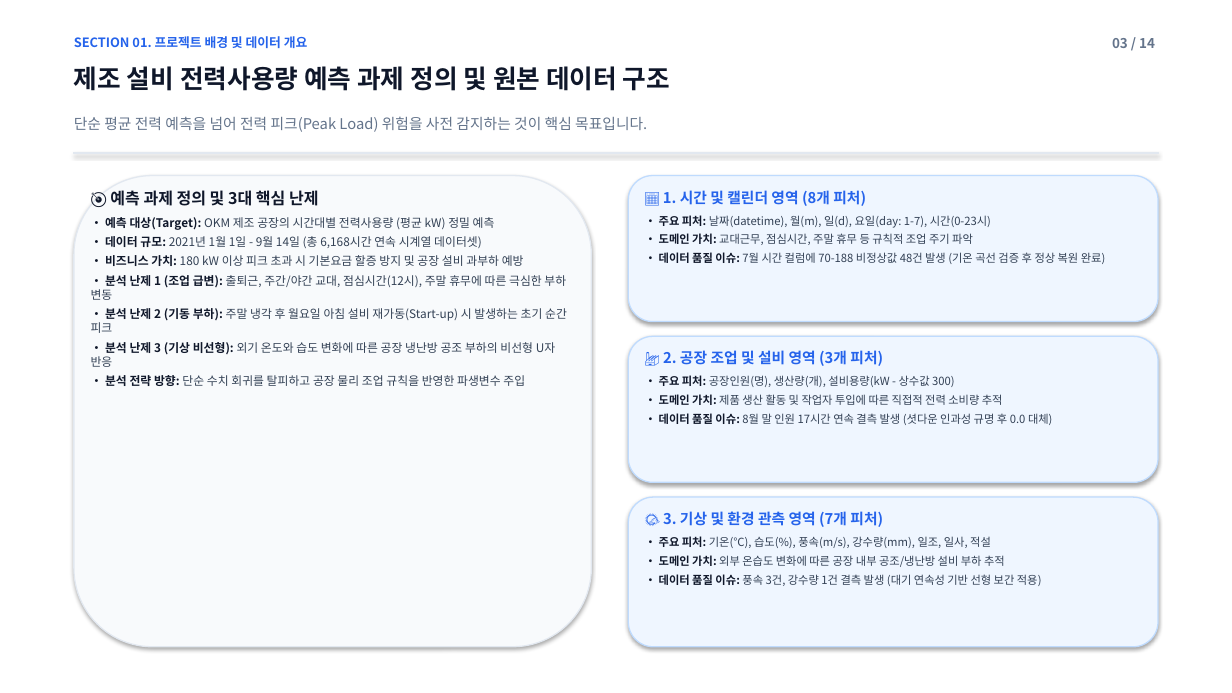
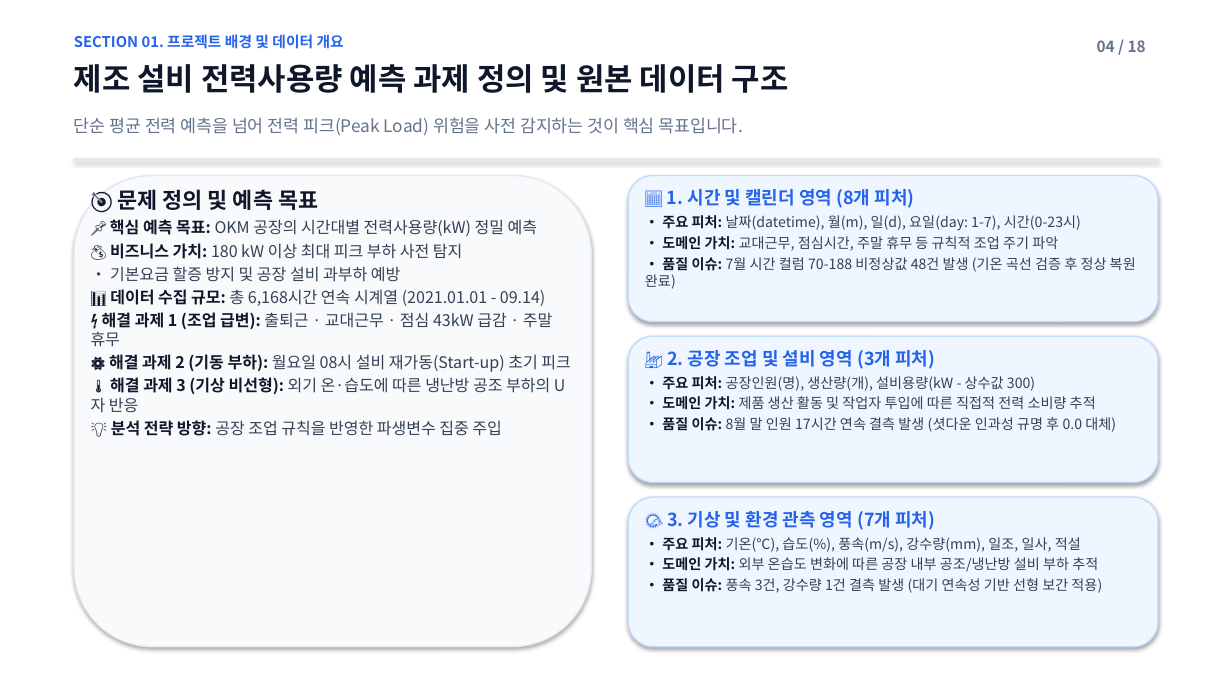
Before and after one commit to jgi0117/KAMP-Competition, a slide deck: slide 4 of reports/EDA_전처리_및_피처엔지니어링_보고.pptx (slide 3 before the commit). Drawn at 1232x693 pixels with LibreOffice and Linux fonts; fonts in the diff are those of the drawing. Boxes give left, top, right and bottom in pixels: in the first picture for what was removed or moved away, otherwise in the second. Text is boxed around its words. In the diff, an @@ line names an element or a change of style, - is before the commit and + after.

Commit message:
style(docs): scale up font sizes for high presentation readability and add section divider slides

```diff
--- a/reports/EDA_전처리_및_피처엔지니어링_보고.pptx
+++ b/reports/EDA_전처리_및_피처엔지니어링_보고.pptx
@@ text "SECTION 01. 프로젝트 배경 및 ..." at [74, 34, 344, 49]: size 10 to 11.5 pt @@
@@ text at [1097, 40, 1146, 52]: text changed; size 10.5 to 12 pt @@
-03 / 14
+04 / 18
@@ text "제조 설비 전력사용량 예측 과제 ..." at [74, 64, 789, 93]: size 20 to 24 pt @@
@@ text "단순 평균 전력 예측을 넘어 ..." at [74, 117, 743, 135]: size 11.5 to 13.5 pt @@
@@ rectangle: place and size @@
-rectangle at [74, 152, 1158, 153]
+rectangle at [74, 159, 1158, 160]
@@ text at [91, 189, 570, 436]: text changed; size 9.2 to 12.5 pt @@
-🎯 예측 과제 정의 및 3대 핵심 난제
-• 예측 대상(Target): OKM 제조 공장의 시간대별 전력사용량 (평균 kW) 정밀 예측
-• 데이터 규모: 2021년 1월 1일 - 9월 14일 (총 6,168시간 연속 시계열 데이터셋)
-• 비즈니스 가치: 180 kW 이상 피크 초과 시 기본요금 할증 방지 및 공장 설비 과부하 예방
-• 분석 난제 1 (조업 급변): 출퇴근, 주간/야간 교대, 점심시간(12시), 주말 휴무에 따른 극심한 부하 변동
-• 분석 난제 2 (기동 부하): 주말 냉각 후 월요일 아침 설비 재가동(Start-up) 시 발생하는 초기 순간 피크
-• 분석 난제 3 (기상 비선형): 외기 온도와 습도 변화에 따른 공장 냉난방 공조 부하의 비선형 U자 반응
-• 분석 전략 방향: 단순 수치 회귀를 탈피하고 공장 물리 조업 규칙을 반영한 파생변수 주입
+🎯 문제 정의 및 예측 목표
+📌 핵심 예측 목표: OKM 공장의 시간대별 전력사용량(kW) 정밀 예측
+💰 비즈니스 가치: 180 kW 이상 최대 피크 부하 사전 탐지
+• 기본요금 할증 방지 및 공장 설비 과부하 예방
+📊 데이터 수집 규모: 총 6,168시간 연속 시계열 (2021.01.01 - 09.14)
+⚡ 해결 과제 1 (조업 급변): 출퇴근 · 교대근무 · 점심 43kW 급감 · 주말 휴무
+⚙️ 해결 과제 2 (기동 부하): 월요일 08시 설비 재가동(Start-up) 초기 피크
+🌡️ 해결 과제 3 (기상 비선형): 외기 온·습도에 따른 냉난방 공조 부하의 U자 반응
+💡 분석 전략 방향: 공장 조업 규칙을 반영한 파생변수 집중 주입
@@ text at [662, 189, 1081, 251]: size 11.5 to 14 pt in "📅 1. 시간 및 캘린더 영역 (8개 ..."; size 8.8 to 11 pt in "• 주요 피처: 날짜(datetime), 월(m), 일(d), 요일(day: ...", "• 도메인 가치: 교대근무, 점심시간, 주말 휴무 ..."; less space between paragraphs @@
@@ text at [645, 257, 1136, 289]: text changed; size 8.8 to 11 pt @@
-• 데이터 품질 이슈: 7월 시간 컬럼에 70-188 비정상값 48건 발생 (기온 곡선 검증 후 정상 복원 완료)
+• 품질 이슈: 7월 시간 컬럼 70-188 비정상값 48건 발생 (기온 곡선 검증 후 정상 복원 완료)
@@ text at [662, 350, 1096, 410]: size 11.5 to 14 pt in "🏭 2. 공장 조업 및 설비 영역 ..."; size 8.8 to 11 pt in "• 주요 피처: 공장인원(명), 생산량(개), 설비용량(kW - ...", "• 도메인 가치: 제품 생산 활동 및 ..."; less space between paragraphs @@
@@ text at [662, 417, 1116, 432]: text changed; size 8.8 to 11 pt @@
-• 데이터 품질 이슈: 8월 말 인원 17시간 연속 결측 발생 (셧다운 인과성 규명 후 0.0 대체)
+• 품질 이슈: 8월 말 인원 17시간 연속 결측 발생 (셧다운 인과성 규명 후 0.0 대체)
@@ text at [662, 511, 1098, 572]: size 11.5 to 14 pt in "🌤️ 3. 기상 및 환경 관측 영역 ..."; size 8.8 to 11 pt in "• 주요 피처: 기온(℃), 습도(%), 풍속(m/s), 강수량(mm), ...", "• 도메인 가치: 외부 온습도 변화에 따른 ..."; less space between paragraphs @@
@@ text at [662, 578, 1102, 593]: text changed; size 8.8 to 11 pt @@
-• 데이터 품질 이슈: 풍속 3건, 강수량 1건 결측 발생 (대기 연속성 기반 선형 보간 적용)
+• 품질 이슈: 풍속 3건, 강수량 1건 결측 발생 (대기 연속성 기반 선형 보간 적용)
```
Also in this commit, not shown: 13 other slides changed, 4 slides added, 2 other files.
